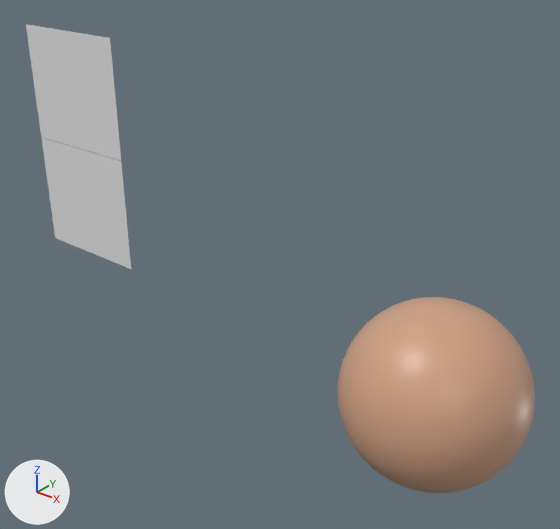
What one commit did to the Blender file Head.blend.
Camera for both pictures: a camera (50 mm lens) standing at (3.78, -8.01, 6.08) and looking at (-2.79, 0.2, 0.99). The axes (+X, +Y, +Z) are drawn at lower left. The lights are the same throughout.

The first picture shows 'Quad Sphere', 'front', 'side'.
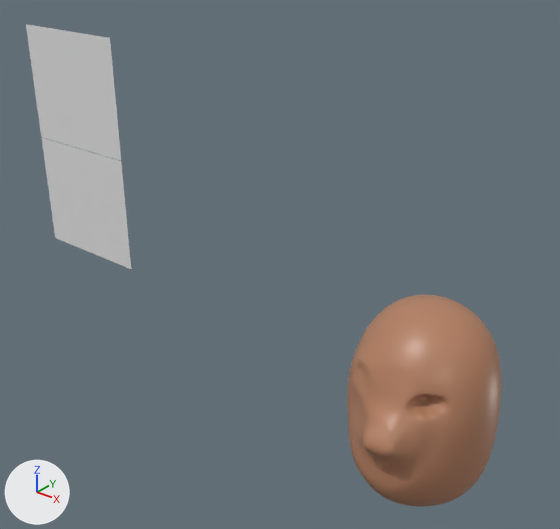
Commit message: Head scrulpting

Diff of the bpy script that builds the scene:
```diff
--- a/Head.blend.py
+++ b/Head.blend.py
@@ mat_material @@
 mat_material = principled_material('Material')
-mat_material.base_color = (0.627, 0.36, 0.23)  # brown #cfa284
+mat_material.base_color = (0.456, 0.216, 0.122)  # orange #b48062
 mat_material.roughness = 0.4
@@ me_quad_sphere_1 @@
+me_quad_sphere_1.from_pydata(...)  # 24578 vertices, 24576 faces; spans x -1.09..0.98, y -1.57..0.84, z -1.39..1.4
+me_quad_sphere_1.materials.append(mat_material)  # orange #b48062
@@ ob_quad_sphere @@
-ob_quad_sphere = bpy.data.objects.new('Quad Sphere', me_quad_sphere)
-ob_quad_sphere.location = (0.0, 0.0, 0.0)
@@ ob_head @@
+ob_head = bpy.data.objects.new('Head', me_quad_sphere_1)
+ob_head.location = (0.0, 0.0, 0.0)
```

Changed parts and their boxes (x1, y1, x2, y2) in the pictures (560 x 529 px):
'Quad Sphere', deleted
    before: (338, 297, 535, 493)
'Head', added
    after: (347, 295, 502, 507)
